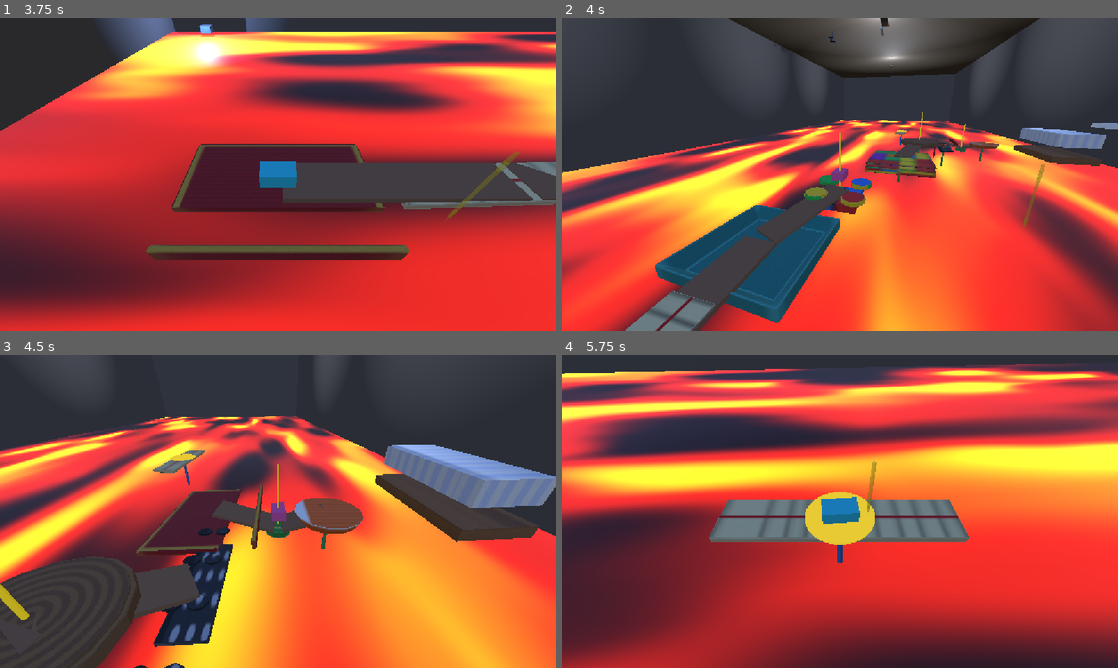
Above: before the commit, frames 1-4 (two rows, left to right).
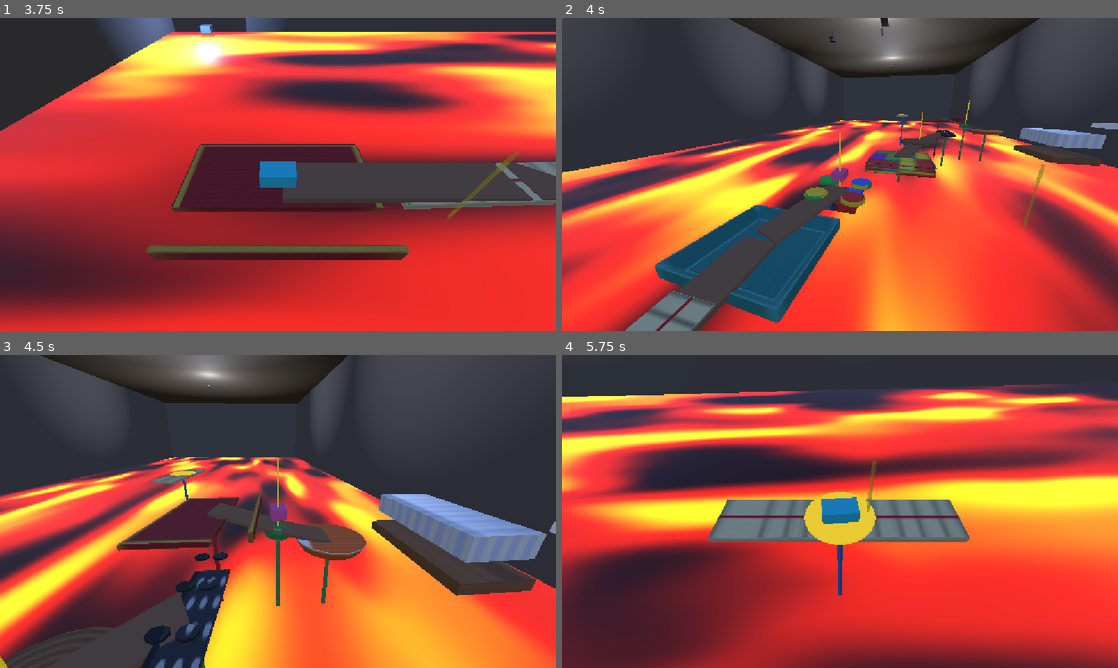
Above: after the commit, the same moments.

Repository: JugaadiTek/adu-gd-improv
Game: Godot game, scene res://scenes/tests/TestRunner.tscn
Two runs of this game, one before a commit and one after it. Both use one fixed random seed, a clock stepped at 60 frames per second and the inputs below. This scene is started directly instead of the project's main scene.
Inputs (mouse positions are in pixels of both pictures, inside the frame that each line leads up to):
- Up to frame 1 (3.75 s): tap Enter at 0.5 s; move the mouse to (400, 158) at 0.52 s; tap 1 at 0.6, 3.6 s; click (400, 158) at 0.67 s; drag from (166, 190) to (250, 237) at 1.27 s; move the mouse to (333, 105) at 2.02 s; tap 3 at 2.1 s; click (333, 105) at 2.17 s; drag from (250, 237) to (111, 127) at 2.77 s; move the mouse to (444, 221) at 3.52 s; click (444, 221) at 3.67 s
- Up to frame 2 (4 s): no input
- Up to frame 3 (4.5 s): drag from (111, 464) to (194, 433) at 4.27 s
- Up to frame 4 (5.75 s): move the mouse to (867, 511) at 5.02 s; tap 3 at 5.1 s; click (867, 511) at 5.17 s

Frame 1 is identical in both runs. In frame 2, 0.6% of the frame differs, in the area x 59-80%, y 26-46%; in frame 3, 62%; in frame 4, 72%, in the area x 0-100%, y 2-100%.

Commit message:
Claude: Tests

Diff:
--- a/scripts/levels/course_path.gd
+++ b/scripts/levels/course_path.gd
@@ -40,6 +40,14 @@
 ## still a real 5-45' ramp, just spread over more than one piece for a
 ## steep angle.
 const MAX_STEP_HEIGHT_ABS := 0.28
+## Chance, at each slope-interval change, that the new climb/descend
+## direction matches the previous one rather than a flat coin flip - a flip
+## every interval is a random walk in height that rarely sustains a real
+## climb (measured: with a flat 50/50, the generated course topped out
+## around y=1.1 even with MAX_CENTER_Y raised well past the old 3.2 cap -
+## the ceiling was never the actual bottleneck to "more verticality", this
+## was). See where it's used below.
+const CLIMB_PERSISTENCE := 0.66
 
 ## Mandatory jump gaps: real air gaps with no bridge, placed at roughly
 ## these fractions of the total path length (kept off the checkpoint/goal
@@ -206,7 +214,7 @@
 				steps_since_slope_change = 0
 				slope_interval = rng.randi_range(2, 4)
 				slope_angle_deg = SLOPE_DEGREES_MIN + pow(rng.randf(), 1.3) * (SLOPE_DEGREES_MAX - SLOPE_DEGREES_MIN)
-				slope_climbing = rng.randf() < 0.5
+				slope_climbing = (rng.randf() < CLIMB_PERSISTENCE) == slope_climbing
 			var slope_sign: float = 1.0 if slope_climbing else -1.0
 			d_top = clampf(step_dist * tan(deg_to_rad(slope_angle_deg)) * slope_sign, -MAX_STEP_HEIGHT_ABS, MAX_STEP_HEIGHT_ABS)
 
--- /dev/null
+++ b/scripts/tests/_tmp_height_check.gd
@@ -0,0 +1,8 @@
+extends SceneTree
+
+func _init() -> void:
+	var pieces: Array = CoursePath.generate()
+	for i in range(pieces.size()):
+		var p = pieces[i]
+		print("%2d %-20s pos=%s size=%s top_y=%.3f gap_before=%s" % [i, p.piece_name, p.pos, p.size, p.top_y(), p.has_gap_before])
+	quit()
--- /dev/null
+++ b/scripts/tests/_tmp_sweep.gd
@@ -0,0 +1,47 @@
+extends SceneTree
+## Standalone reimplementation of just CoursePath.generate()'s height/slope
+## random walk (turns/XZ path irrelevant to max height reached), so many
+## CLIMB_PERSISTENCE candidates can be swept in one process instead of
+## editing the real const + relaunching Godot per candidate.
+
+const MIN_CENTER_Y := 0.4
+const MAX_CENTER_Y := 4.0
+const SLOPE_DEGREES_MIN := 5.0
+const SLOPE_DEGREES_MAX := 38.0
+const MAX_STEP_HEIGHT_ABS := 0.28
+const STEP_DIST := 1.7 # representative average touching-distance across flavor pairs
+const NUM_PIECES := 11
+
+func _init() -> void:
+	for persistence in [0.5, 0.55, 0.60, 0.65, 0.70, 0.75, 0.80, 0.85]:
+		var heights := []
+		for trial in range(20):
+			heights.append(_max_height(persistence, 1000 + trial))
+		var avg := 0.0
+		for h in heights:
+			avg += h
+		avg /= heights.size()
+		print("persistence=%.2f -> avg_max_y=%.2f (min=%.2f max=%.2f)" % [persistence, avg, heights.min(), heights.max()])
+	quit()
+
+func _max_height(persistence: float, seed_value: int) -> float:
+	var rng := RandomNumberGenerator.new()
+	rng.seed = seed_value
+	var y := MIN_CENTER_Y
+	var max_y := y
+	var steps_since_change := 0
+	var interval := rng.randi_range(2, 4)
+	var climbing := true
+	var angle := SLOPE_DEGREES_MIN
+	for i in range(NUM_PIECES):
+		steps_since_change += 1
+		if steps_since_change >= interval:
+			steps_since_change = 0
+			interval = rng.randi_range(2, 4)
+			angle = SLOPE_DEGREES_MIN + pow(rng.randf(), 1.3) * (SLOPE_DEGREES_MAX - SLOPE_DEGREES_MIN)
+			climbing = (rng.randf() < persistence) == climbing
+		var sign := 1.0 if climbing else -1.0
+		var d := clampf(STEP_DIST * tan(deg_to_rad(angle)) * sign, -MAX_STEP_HEIGHT_ABS, MAX_STEP_HEIGHT_ABS)
+		y = clampf(y + d, MIN_CENTER_Y, MAX_CENTER_Y)
+		max_y = maxf(max_y, y)
+	return max_y
--- a/scripts/tests/test_runner.gd
+++ b/scripts/tests/test_runner.gd
@@ -357,12 +357,27 @@
 			success = true
 			break
 
-		# If we're now far from where progress last was, this is a fall-off
-		# respawn (or the very first stroke) - re-search from the start
-		# instead of staying stuck aiming at a piece the ball is nowhere
-		# near anymore.
-		var dist_to_progress: float = pieces[progress_index].pos.distance_to(eraser.global_position)
-		var search_start: int = progress_index if dist_to_progress <= 6.0 else 0
+		# Detect a fall-off respawn: the old check here only reset the
+		# forward-only search if we ended up more than 6m from the
+		# tracked progress piece - too generous on a compact winding
+		# course, where a respawn to an *earlier* checkpoint can easily
+		# land well within 6m of wherever progress last was (found via
+		# CoursePath.CLIMB_PERSISTENCE's taller courses: a jump gap
+		# stranded the sim exactly 1.13m from its own progress_index
+		# piece after respawning to the checkpoint *before* it, so the
+		# 6m check never fired, the forward-only search from that stale
+		# progress_index couldn't see the checkpoint piece it had
+		# actually respawned onto, and it re-aimed the identical failing
+		# jump forever). The right question isn't "are we still near the
+		# piece progress was" but "is there a piece *behind* progress
+		# that we're now genuinely resting on" - if so, trust it; that's
+		# a real regression (a respawn), not the winding path just
+		# passing near old geometry while still net moving forward.
+		var unrestricted_index: int = _nearest_piece_index_from(pieces, eraser.global_position, 0)
+		var search_start: int = progress_index
+		if unrestricted_index < progress_index \
+				and pieces[unrestricted_index].pos.distance_to(eraser.global_position) < 1.0:
+			search_start = unrestricted_index
 		progress_index = _nearest_piece_index_from(pieces, eraser.global_position, search_start)
 		var lookahead_index: int = min(progress_index + LOOKAHEAD_PIECES, pieces.size() - 1)
 		var near_goal: bool = lookahead_index >= pieces.size() - 1
@@ -401,8 +416,34 @@
 		elif dist > 1.0:
 			loft = 0.15
 
+		# Compensate for uphill terrain: the target-distance-scaled power
+		# above has no notion of grade at all, only flat horizontal
+		# distance - fine while CoursePath's height changes were small/
+		# incidental, but CoursePath.CLIMB_PERSISTENCE (see course_path.gd)
+		# now lets a real sustained multi-piece climb happen, and a player
+		# who swings the same for a flat putt and a steep uphill approach
+		# comes up short on the climb even with real max_power to spare.
+		# Boost power and add real loft proportional to how much height
+		# needs covering - this is the missing case, not the course being
+		# unfair (see the class comment above on how this sim's own gaps,
+		# not the course, were the answer the last several times something
+		# looked "stuck forever").
+		var height_diff: float = target.y - eraser.global_position.y
+		if not is_jump and height_diff > 0.05:
+			# Loft only, not power: impulse.y is *added* on top of the
+			# horizontal impulse below, not redistributed from it, so more
+			# loft is strictly extra help clearing the climb without
+			# eating into horizontal reach the way boosting power also
+			# would (tried that first - it overshot past the target
+			# platform instead of undershooting, which made things worse,
+			# not better).
+			loft = maxf(loft, 0.18 + height_diff * 0.6)
+
 		var impulse := dir * power
 		impulse.y += power * loft
+		if OS.get_environment("SIM_DEBUG") != "":
+			print("    stroke=%d piece=%d pos=%s target=%s dist=%.2f height_diff=%.2f power=%.2f loft=%.2f is_jump=%s vel=%.2f" % [
+				strokes, progress_index, eraser.global_position, target, dist, height_diff, power, loft, is_jump, eraser.linear_velocity.length()])
 		eraser.strike(impulse)
 		strokes += 1
 
Not shown, added: scripts/tests/_tmp_height_check.gd.uid
Not shown, added: scripts/tests/_tmp_sweep.gd.uid
